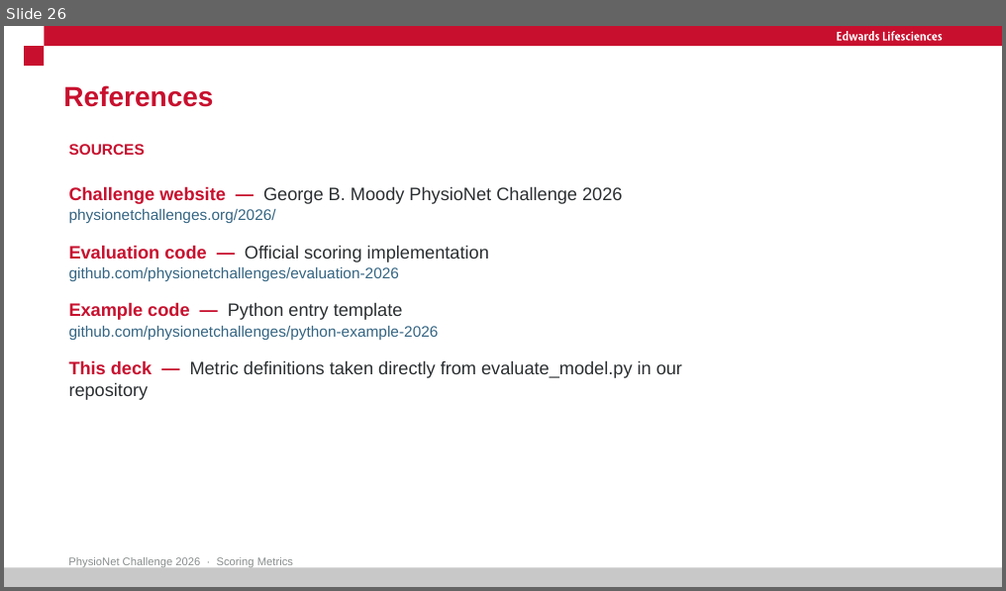
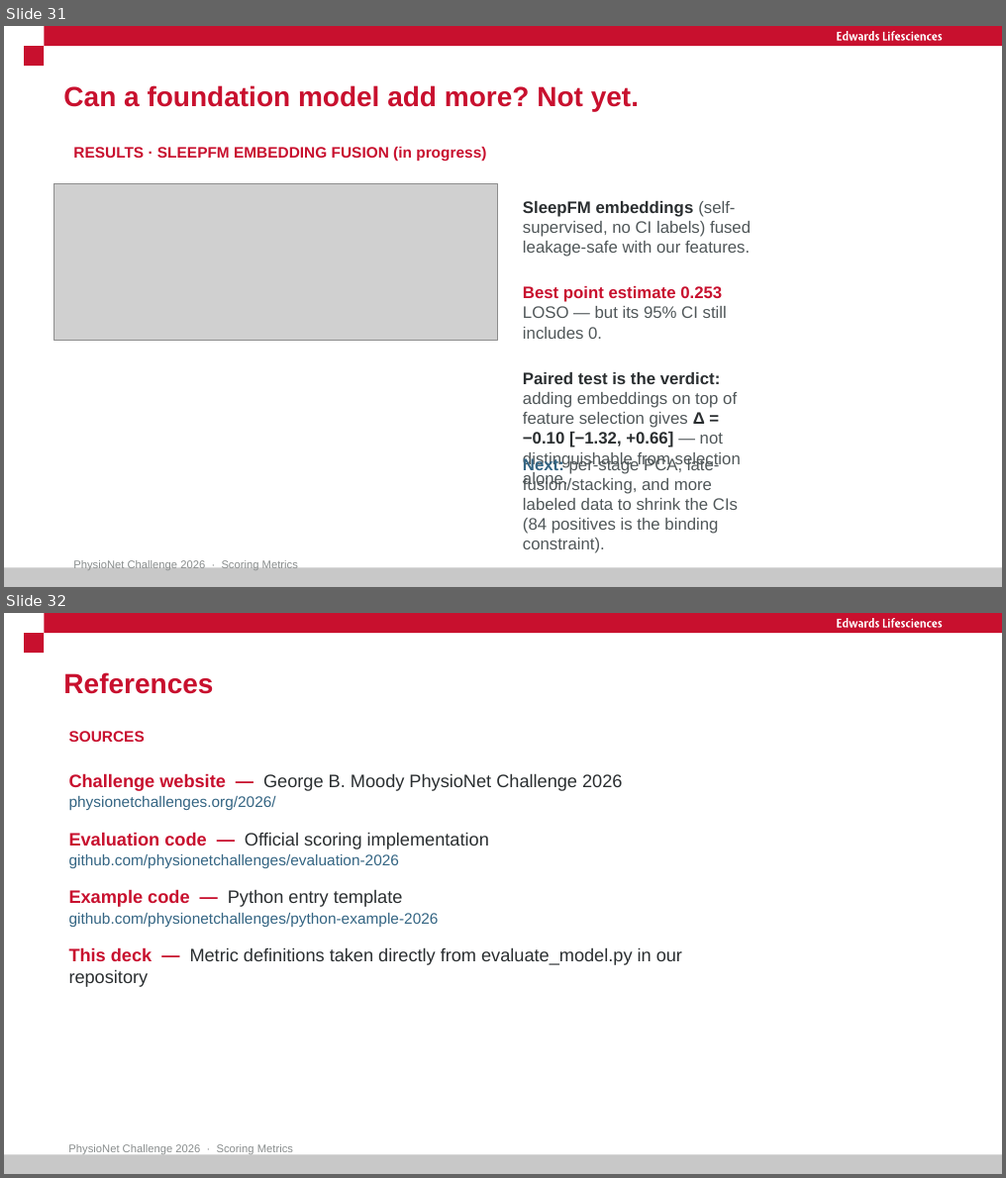
Before and after one commit to ArshiaIlaty/Sleeper, a slide deck: PhysioNet Challenge 2026 - Scoring Metrics.pptx. Shown one above the other, each under a label of ours: slide 26 before the commit, slides 31 and 32 after it. The pictures are 1006x591 and 1006x1178 pixels, drawn with LibreOffice and Linux fonts; fonts in the diff are those of the drawing; grey boxes stand for pictures. Boxes give left, top, right and bottom in pixels: in the first picture for what was removed or moved away, otherwise in the second. Text is boxed around its words. In the diff, an @@ line names an element or a change of style, - is before the commit and + after.

```diff
--- a/PhysioNet Challenge 2026 - Scoring Metrics.pptx
+++ b/PhysioNet Challenge 2026 - Scoring Metrics.pptx
@@ slide 31 added at [4,26,1002,587], background #FFFFFF; not listed: 4 template elements that a slide beside it also shows @@
@@ title added at [63,85,639,111], 20 pt, text #C8102E, bold @@
+Can a foundation model add more? Not yet.
@@ text added at [73,147,486,161], 11 pt, text #C8102E, bold @@
+RESULTS · SLEEPFM EMBEDDING FUSION (in progress)
@@ picture added at [54,183,498,341] @@
@@ text added at [523,201,750,257], 12 pt, text #505759 @@
+SleepFM embeddings (self-supervised, no CI labels) fused leakage-safe with our features.
@@ text added at [523,286,727,339], 12 pt, text #505759 @@
+Best point estimate 0.253 LOSO — but its 95% CI still includes 0.
@@ text added at [523,372,741,469], 12 pt, text #505759 @@
+Paired test is the verdict: adding embeddings on top of feature selection gives Δ = −0.10 [−1.32, +0.66] — not distinguishable from selection alone.
@@ text added at [523,457,738,554], 12 pt, text #505759 @@
+Next: per-stage PCA, late-fusion/stacking, and more labeled data to shrink the CIs (84 positives is the binding constraint).
@@ text added at [73,561,298,570], 8 pt, text #898D8D @@
+PhysioNet Challenge 2026 · Scoring Metrics
@@ what was slide 26 is now slide 32 @@
```
Also in this commit, not shown: 5 other slides added, 25 other files.
